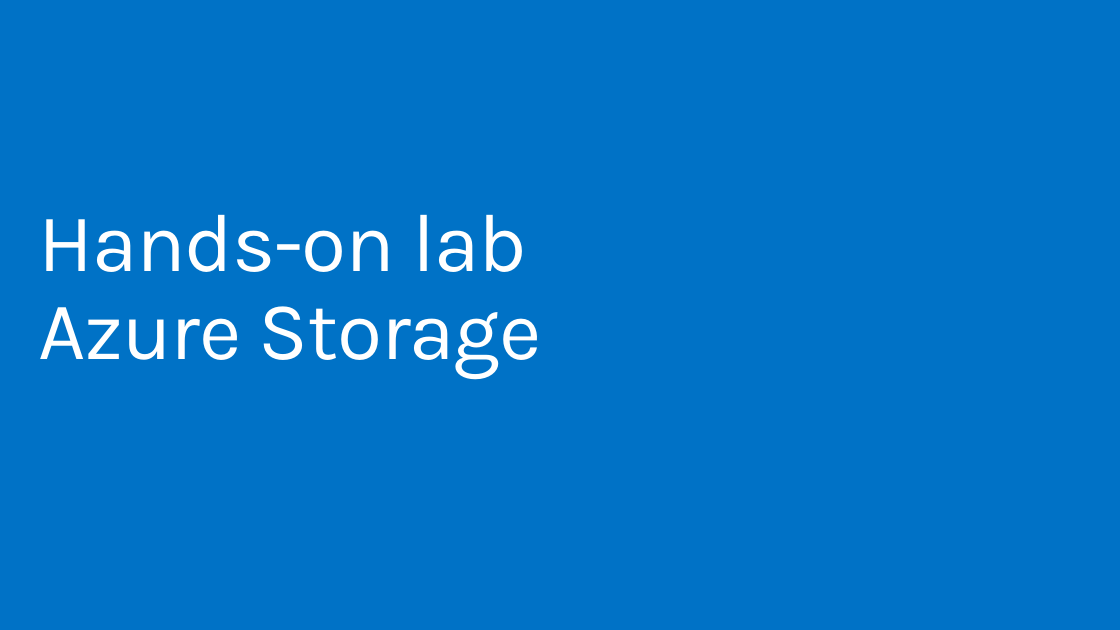
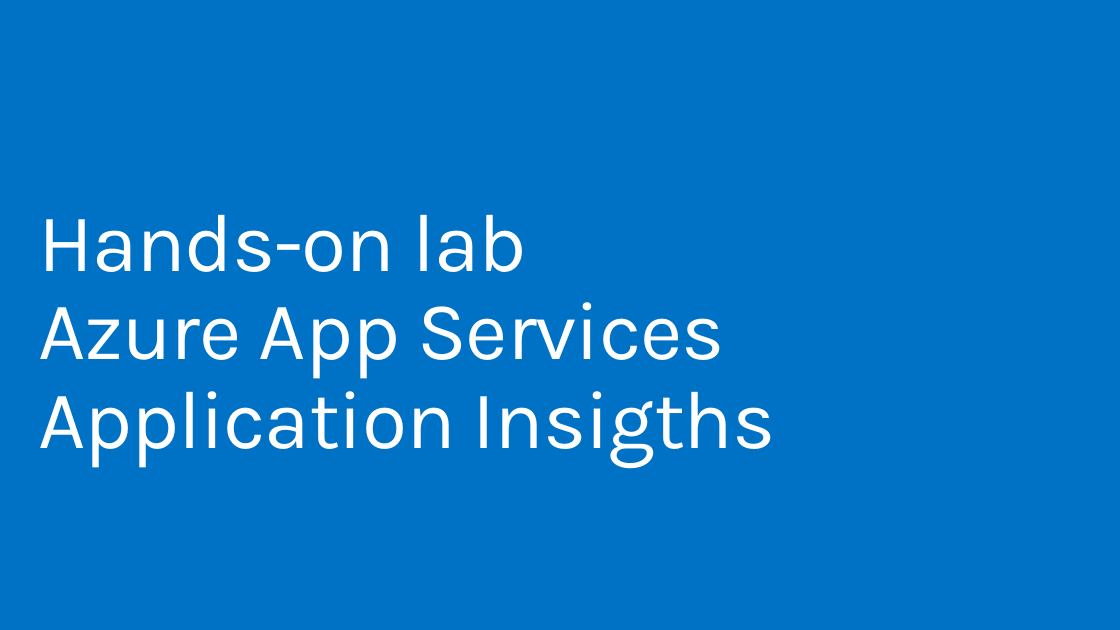
Before and after one commit to rogeriorrodrigues/AzureForDevelopers, a slide deck: slide 5 of Aula 3/Aula 03 - Azure App Services.pptx (slide 9 before the commit). Drawn at 1120x630 pixels with LibreOffice and Linux fonts; fonts in the diff are those of the drawing. Boxes give left, top, right and bottom in pixels: in the first picture for what was removed or moved away, otherwise in the second. Text is boxed around its words. In the diff, an @@ line names an element or a change of style, - is before the commit and + after.

```diff
--- a/Aula 3/Aula 03 - Azure App Services.pptx
+++ b/Aula 3/Aula 03 - Azure App Services.pptx
@@ title at bbox=[38, 214, 776, 468]: text changed @@
-Hands-on lab
-Azure Storage
+Hands-on lab
+Azure App Services
+Application Insigths
```
Also in this commit, not shown: 2 other slides changed, 1 slide added, 5 slides removed, 6 other files.
